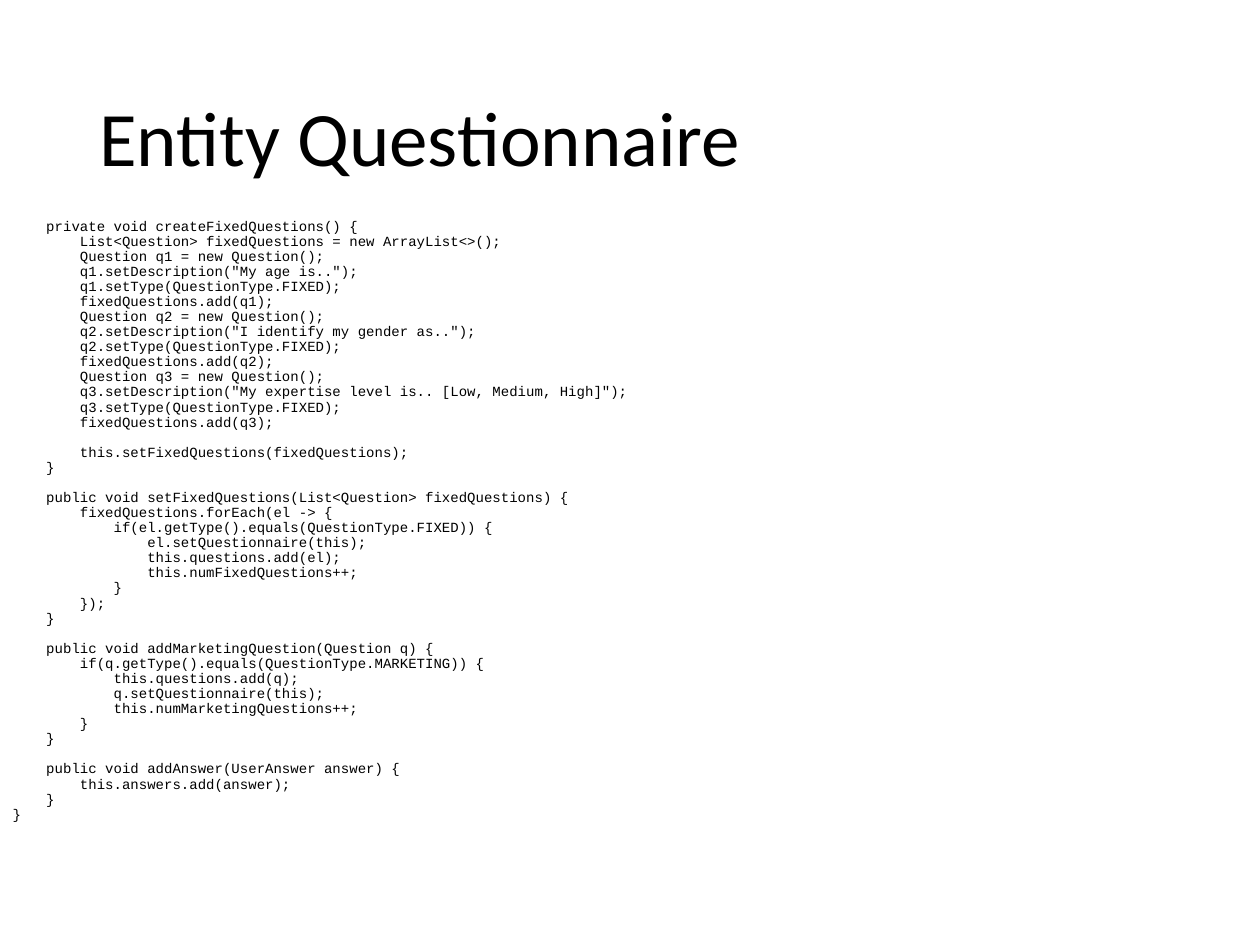
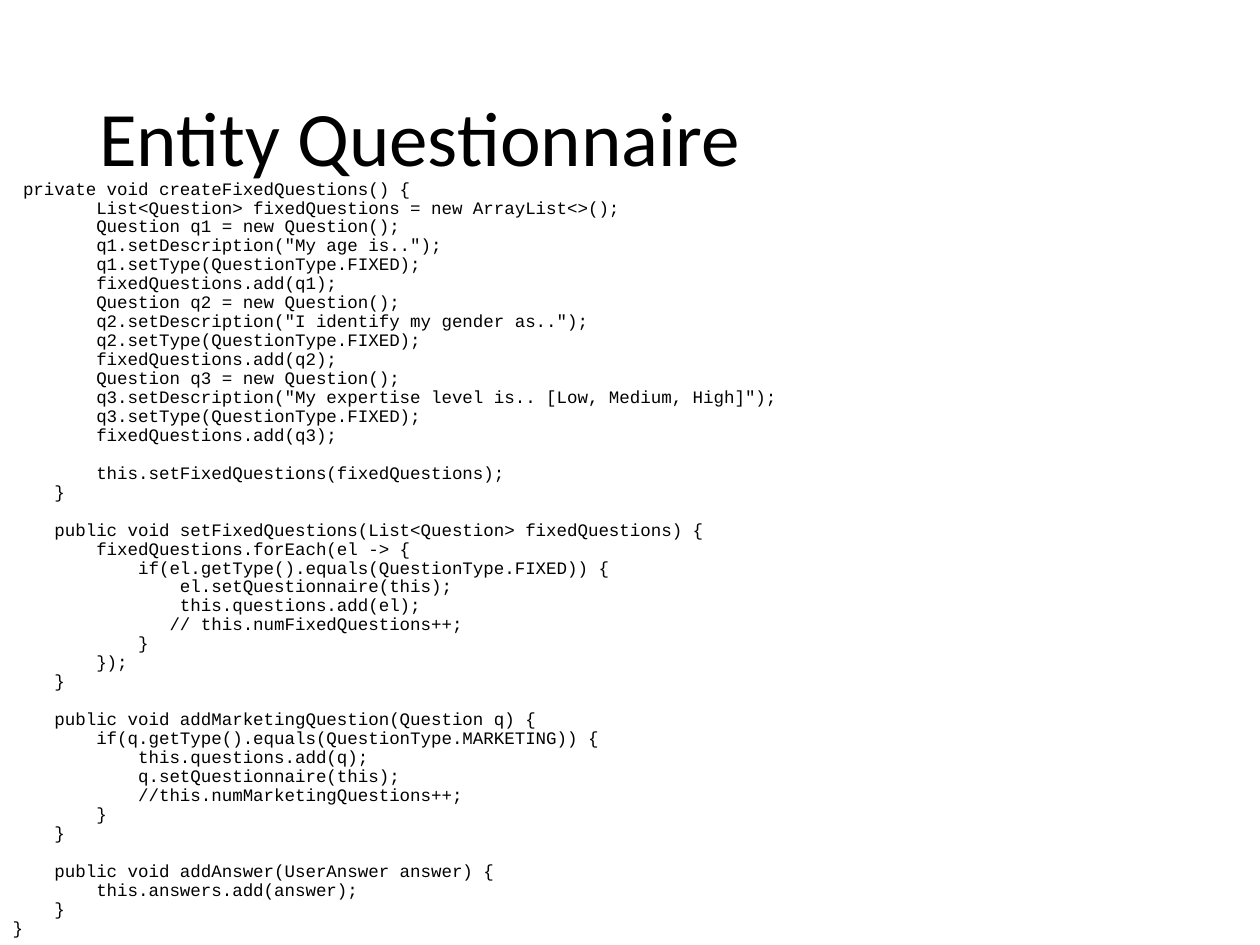
Before and after one commit to catonzio/DB2project, a slide deck: slide 16 of DB2project.pptx. Drawn at 1260x945 pixels with LibreOffice and Linux fonts; fonts in the diff are those of the drawing. Boxes give left, top, right and bottom in pixels: in the first picture for what was removed or moved away, otherwise in the second. Text is boxed around its words. In the diff, an @@ line names an element or a change of style, - is before the commit and + after.

```diff
--- a/DB2project.pptx
+++ b/DB2project.pptx
@@ text at (23, 182, 777, 900): text changed; size 8 to 10 pt @@
-private void createFixedQuestions() {
-List<Question> fixedQuestions = new ArrayList<>();
-Question q1 = new Question();
-q1.setDescription("My age is..");
-q1.setType(QuestionType.FIXED);
-fixedQuestions.add(q1);
-Question q2 = new Question();
-q2.setDescription("I identify my gender as..");
-q2.setType(QuestionType.FIXED);
-fixedQuestions.add(q2);
-Question q3 = new Question();
-q3.setDescription("My expertise level is.. [Low, Medium, High]");
-q3.setType(QuestionType.FIXED);
-fixedQuestions.add(q3);
-this.setFixedQuestions(fixedQuestions);
-}
-public void setFixedQuestions(List<Question> fixedQuestions) {
-fixedQuestions.forEach(el -> {
-if(el.getType().equals(QuestionType.FIXED)) {
-el.setQuestionnaire(this);
-this.questions.add(el);
-this.numFixedQuestions++;
-}
-});
-}
-public void addMarketingQuestion(Question q) {
-if(q.getType().equals(QuestionType.MARKETING)) {
-this.questions.add(q);
-q.setQuestionnaire(this);
-this.numMarketingQuestions++;
-}
-}
-public void addAnswer(UserAnswer answer) {
-this.answers.add(answer);
-}
-}
+private void createFixedQuestions() {
+List<Question> fixedQuestions = new ArrayList<>();
+Question q1 = new Question();
+q1.setDescription("My age is..");
+q1.setType(QuestionType.FIXED);
+fixedQuestions.add(q1);
+Question q2 = new Question();
+q2.setDescription("I identify my gender as..");
+q2.setType(QuestionType.FIXED);
+fixedQuestions.add(q2);
+Question q3 = new Question();
+q3.setDescription("My expertise level is.. [Low, Medium, High]");
+q3.setType(QuestionType.FIXED);
+fixedQuestions.add(q3);
+this.setFixedQuestions(fixedQuestions);
+}
+public void setFixedQuestions(List<Question> fixedQuestions) {
+fixedQuestions.forEach(el -> {
+if(el.getType().equals(QuestionType.FIXED)) {
+el.setQuestionnaire(this);
+this.questions.add(el);
+// this.numFixedQuestions++;
+}
+});
+}
+public void addMarketingQuestion(Question q) {
+if(q.getType().equals(QuestionType.MARKETING)) {
+this.questions.add(q);
+q.setQuestionnaire(this);
+//this.numMarketingQuestions++;
+}
+}
+public void addAnswer(UserAnswer answer) {
+this.answers.add(answer);
+}
+}
```
Also in this commit, not shown: 9 other slides changed, 4 slides added, 2 other files.
